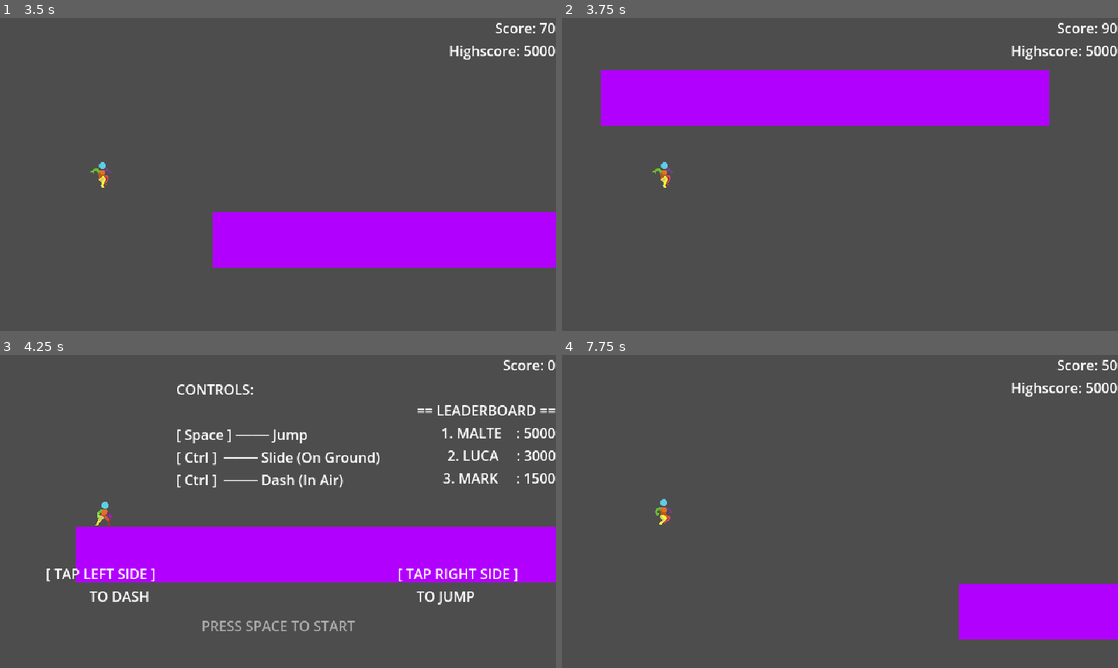
Above: before the commit, frames 1-4 (two rows, left to right).
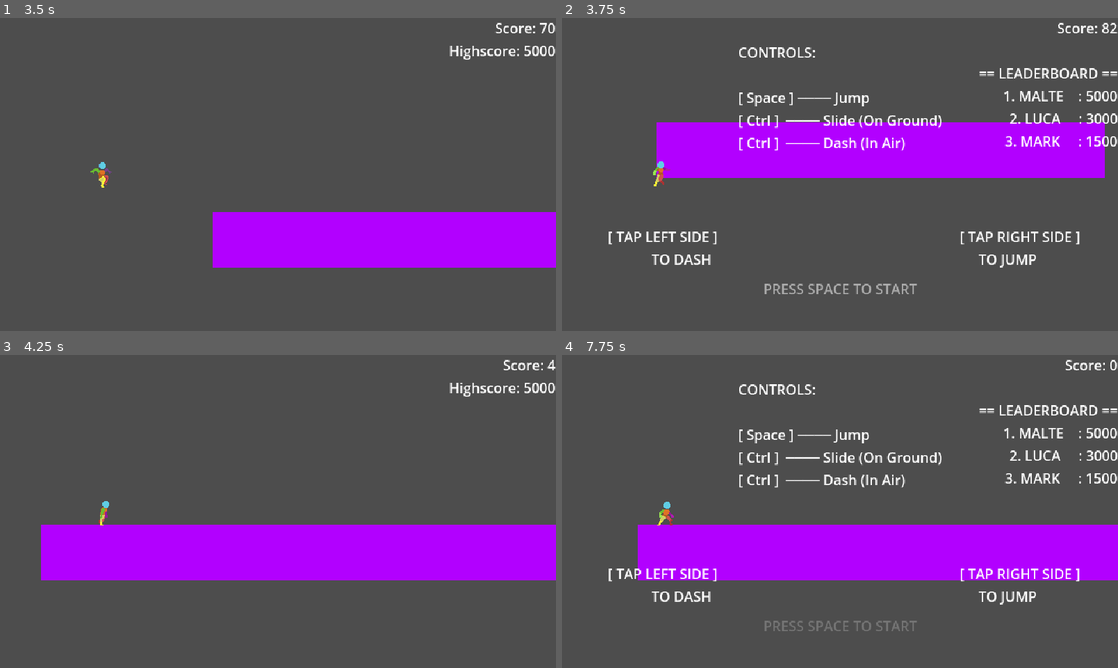
Above: after the commit, the same moments.

Repository: mschonberger/runner
Game: Godot game, scene res://scenes/main.tscn
Same seed, same stepped clock (60 frames per second), same inputs: the game is played once before the commit and once after it.
Inputs (mouse positions are in pixels of both pictures, inside the frame that each line leads up to):
- Up to frame 1 (3.5 s): tap Space (jump) at 0.5, 0.77, 0.8, 1.07, 1.35, 1.52, 1.82, 2.3, 3.02, 3.32 s; move the mouse to (400, 158) at 0.52 s; hold Ctrl (dash) 0.53-1.28 s; click (400, 158) at 0.67 s; move the mouse to (166, 190) at 1.27 s; click (166, 190) at 1.42 s; tap Ctrl (dash) at 1.55, 2.85 s; move the mouse to (333, 105) at 2.02 s; hold Ctrl (dash) 2.03-2.78 s; click (333, 105) at 2.17 s; move the mouse to (250, 237) at 2.77 s; click (250, 237) at 2.92 s
- Up to frame 2 (3.75 s): move the mouse to (1006, 221) at 3.52 s; tap Space (jump) at 3.6 s; click (1006, 221) at 3.67 s
- Up to frame 3 (4.25 s): tap Space (jump) at 3.77, 4.07 s
- Up to frame 4 (7.75 s): tap Space (jump) at 4.25, 4.52, 4.82, 5.3, 5.85, 6.02, 6.32, 6.77, 6.8, 7.07, 7.52 s; move the mouse to (673, 464) at 4.27 s; tap Ctrl (dash) at 4.35, 6.05, 7.35 s; click (673, 464) at 4.42 s; move the mouse to (867, 511) at 5.02 s; hold Ctrl (dash) 5.03-5.78 s; click (867, 511) at 5.17 s; move the mouse to (756, 433) at 5.77 s; click (756, 433) at 5.92 s; move the mouse to (962, 495) at 6.52 s; hold Ctrl (dash) 6.53-7.28 s; click (962, 495) at 6.67 s; move the mouse to (728, 527) at 7.27 s; click (728, 527) at 7.42 s

Frame 1 is identical in both runs. In frame 2, 30% of the frame differs, in the area x 7-100%, y 1-89%; in frame 3, 6.5%; in frame 4, 24%.

Commit message:
Fixed Wall Collision
- When the player hits a wall, the game gets reset

Diff:
--- a/scripts/player.gd
+++ b/scripts/player.gd
@@ -36,12 +36,10 @@
 
 @export var fall_reset_y: float = 900.0
 
-# Dash
 @export var dash_speed_bonus: float = 300.0
 @export var dash_duration: float = 99.0
 @export var dash_cooldown: float = 1.0
 
-# Air dash
 @export var air_dash_duration: float = 0.18
 @export var dash_air_boost_velocity: float = -220.0
 @export var dash_gravity_multiplier: float = 1.20
@@ -50,14 +48,11 @@
 var _dash_started_in_air: bool = false
 var _dash_time_left: float = 0.0
 
-# Only used to block AIR dash
 var _dash_cooldown_left: float = 0.0
 
-# Air dash usage control
 var _air_dash_used_this_air: bool = false
 var _start_cooldown_on_next_landing: bool = false
 
-# Cache animation length so air dash can play fully
 var _air_spin_anim_len: float = 0.0
 
 var state: PlayerState = PlayerState.IDLE
@@ -90,13 +85,11 @@
 	_start_pos = global_position
 	anchor_x = global_position.x
 
-	# Default collision shapes
 	if standard_shape != null:
 		standard_shape.disabled = false
 	if dash_shape != null:
 		dash_shape.disabled = true
 
-	# Cache air_spin animation length so it doesn't get cut short
 	_air_spin_anim_len = _get_animation_length("air_spin")
 
 	if cam != null:
@@ -111,7 +104,6 @@
 	_update_shake(delta)
 	_handle_dash(delta)
 
-	# During HIT: allow emergency jump
 	if state == PlayerState.HIT:
 		_handle_emergency_jump()
 		move_and_slide()
@@ -124,14 +116,13 @@
 	_handle_state_machine()
 
 	move_and_slide()
+	_check_wall_collisions()
 	global_position.x = anchor_x
 
 	_check_fall_reset()
-
 
 func _process(_delta: float) -> void:
 	_update_animation()
-
 
 func _speed_t() -> float:
 	if gm == null:
@@ -166,10 +157,8 @@
 	if is_on_floor():
 		coyote_time_left = coyote_time_max
 
-		# Reset air dash availability when back on floor
 		_air_dash_used_this_air = false
 
-		# Start cooldown only AFTER landing (for air dash only)
 		if _start_cooldown_on_next_landing:
 			_dash_cooldown_left = dash_cooldown
 			_start_cooldown_on_next_landing = false
@@ -183,21 +172,18 @@
 	if not Input.is_action_just_pressed("jump"):
 		return
 
-	# 🚨 THE REFINEMENT: Wake up the game on the first press, then stop executing!
 	if not started:
 		started = true
 		if gm != null:
 			gm.start_running()
 		state = PlayerState.WALK
-		return # 👈 CRITICAL: This prevents the code below from executing on the first frame!
-
-	# Any button presses AFTER the game has started will pass through safely down here
+		return
+
 	if coyote_time_left > 0.0:
 		velocity.y = _effective_jump_velocity()
 		state = PlayerState.JUMP
 		coyote_time_left = 0.0
 
-
 func _handle_emergency_jump() -> void:
 	if gm != null and not gm.can_start:
 		return
@@ -205,14 +191,12 @@
 	if Input.is_action_just_pressed("jump") and coyote_time_left > 0.0:
 		velocity.y = _effective_jump_velocity()
 		coyote_time_left = 0.0
-
 
 func _handle_variable_jump() -> void:
 	if Input.is_action_just_released("jump"):
 		if velocity.y < 0.0:
 			velocity.y *= jump_cut_multiplier
 
-
 func _handle_state_machine() -> void:
 	if _is_dashing:
 		return
@@ -241,9 +225,7 @@
 				state = PlayerState.WALK
 			else:
 				state = PlayerState.RUN
-
 	was_on_floor = on_floor
-
 
 func _update_animation() -> void:
 	match state:
@@ -283,12 +265,10 @@
 				else:
 					_play_if_not("run")
 
-
 func _play_if_not(anim_name: String) -> void:
 	if anim.animation != anim_name:
 		anim.play(anim_name)
 
-
 func apply_hit() -> void:
 	if not _can_be_hit:
 		return
@@ -299,7 +279,6 @@
 
 	var timer := get_tree().create_timer(hit_lock_time)
 	timer.timeout.connect(_end_hit)
-
 
 func _end_hit() -> void:
 	_can_be_hit = true
@@ -308,12 +287,10 @@
 	else:
 		state = PlayerState.IDLE
 
-
 func _start_shake() -> void:
 	_shake_left = shake_time
 	if cam != null:
 		_cam_base_pos = cam.position
-
 
 func _update_shake(delta: float) -> void:
 	if cam == null:
@@ -329,14 +306,12 @@
 	else:
 		cam.position = _cam_base_pos
 
-
 func _check_fall_reset() -> void:
 	if global_position.y <= fall_reset_y:
 		return
 
 	_die_and_reset()
 
-
 func _die_and_reset() -> void:
 	if fader != null and fader.is_busy():
 		return
@@ -348,7 +323,6 @@
 		fader.fade_reset_and_fade_in(Callable(self, "_reset_run"))
 	else:
 		_reset_run()
-
 
 func _reset_run() -> void:
 	global_position = _start_pos
@@ -373,15 +347,11 @@
 	if spawner != null:
 		spawner.reset_spawner()
 
-
-# ---------------- DASH ----------------
-
 func _handle_dash(delta: float) -> void:
 	# Cooldown countdown (ONLY blocks air dash)
 	if _dash_cooldown_left > 0.0:
 		_dash_cooldown_left -= delta
 
-	# Only allow dash after run started and while not hit
 	if not started or gm == null or not gm.running:
 		return
 	if state == PlayerState.HIT:
@@ -389,10 +359,8 @@
 
 	var on_floor: bool = is_on_floor()
 
-	# START dash
 	if Input.is_action_just_pressed("dash") and not _is_dashing:
 
-		# Air dash is restricted (single use + cooldown)
 		if not on_floor:
 			if _air_dash_used_this_air:
 				return
@@ -403,9 +371,6 @@
 		_dash_started_in_air = not on_floor
 		state = PlayerState.DASH
 
-		# Collision shapes:
-		# - ground dash uses dash shape
-		# - air dash keeps standard shape
 		if _dash_started_in_air:
 			if standard_shape != null:
 				standard_shape.disabled = false
@@ -417,12 +382,10 @@
 			if dash_shape != null:
 				dash_shape.disabled = false
 
-		# Speed boost
 		gm.current_speed += dash_speed_bonus
 		gm.current_speed = min(gm.current_speed, gm.max_speed)
 
 		if _dash_started_in_air:
-			# Air dash: short burst, ensure animation can play fully
 			var min_len: float = air_dash_duration
 			if _air_spin_anim_len > min_len:
 				min_len = _air_spin_anim_len
@@ -430,27 +393,21 @@
 			_dash_time_left = min_len
 			_air_dash_used_this_air = true
 
-			# cooldown begins after landing
 			_start_cooldown_on_next_landing = true
 
-			# air recovery
 			velocity.y = min(velocity.y, dash_air_boost_velocity)
 		else:
-			# Ground dash: holdable, long max duration
 			_dash_time_left = dash_duration
 
-	# MAINTAIN dash
 	if _is_dashing:
 
 		if _dash_started_in_air:
-			# Air dash cannot be held; just count down
 			_dash_time_left -= delta
 			if _dash_time_left <= 0.0:
 				_end_dash()
 				return
 
 		else:
-			# Ground dash stays while held
 			if not Input.is_action_pressed("dash"):
 				_end_dash()
 				return
@@ -461,7 +418,6 @@
 					_end_dash()
 					return
 
-			# sustain push on ground dash
 			gm.current_speed += (dash_speed_bonus * 0.5) * delta
 			gm.current_speed = min(gm.current_speed, gm.max_speed)
 
@@ -470,15 +426,11 @@
 	_is_dashing = false
 	_dash_started_in_air = false
 
-	# Restore standard collision shape
 	if standard_shape != null:
 		standard_shape.disabled = false
 	if dash_shape != null:
 		dash_shape.disabled = true
 
-	# No cooldown for ground dash. Air dash cooldown starts on landing via _start_cooldown_on_next_landing.
-
-	# Leave dash state cleanly
 	if not is_on_floor():
 		state = PlayerState.FALL
 	else:
@@ -504,3 +456,34 @@
 		return 0.0
 
 	return float(frames) / speed
+
+func _check_wall_collisions() -> void:
+	if not started or state == PlayerState.HIT:
+		return
+
+	for i in get_slide_collision_count():
+		var collision := get_slide_collision(i)
+		var collider := collision.get_collider()
+
+		if collider is PlatformChunk:
+			var normal := collision.get_normal()
+
+			if normal.x < -0.7 and abs(normal.y) < 0.5:
+				coyote_time_left = 0.0
+
+				started = false
+
+				apply_hit()
+
+				if gm != null:
+					gm.current_speed = 0.0
+					gm.running = false
+
+				velocity.y = 0.0
+
+				get_tree().create_timer(0.4).timeout.connect(
+					func():
+						if not started:
+							_die_and_reset()
+				)
+				break
